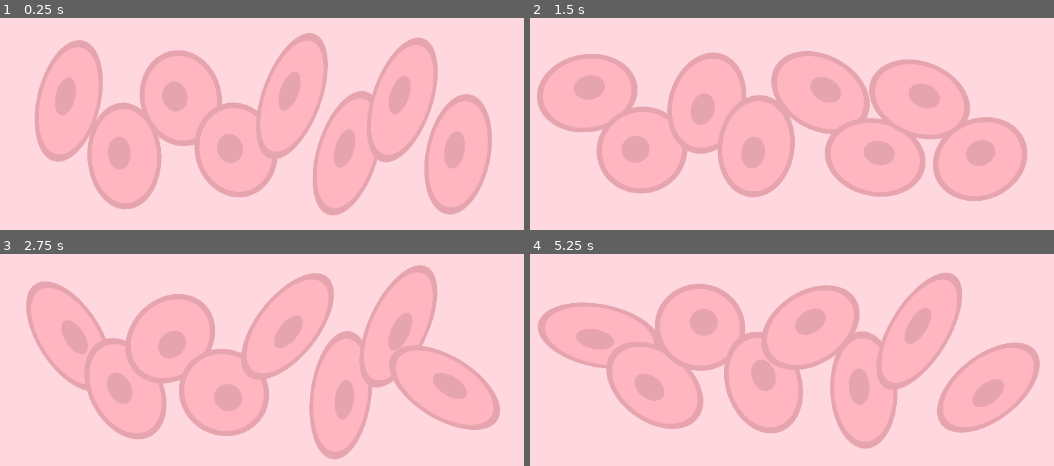
Above: before the commit, frames 1-4 (two rows, left to right).
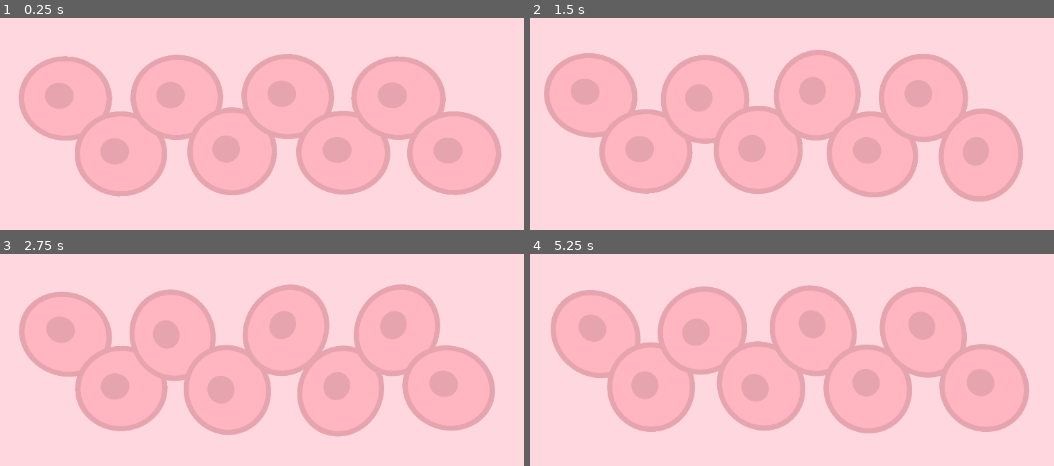
Above: after the commit, the same moments.

Repository: JungoQuentin/Doom2
Game: Godot game, scene res://multi_mesh_instance_2d.tscn
Same seed, same stepped clock (60 frames per second), same inputs: the game is played once before the commit and once after it. This scene is started directly instead of the project's main scene.
Inputs (mouse positions are in pixels of both pictures, inside the frame that each line leads up to):
- Up to frame 1 (0.25 s): no input
- Up to frame 2 (1.5 s): move the mouse to (959, 90) at 0.52 s; click (959, 90) at 0.67 s; move the mouse to (624, 136) at 1.27 s; click (624, 136) at 1.42 s
- Up to frame 3 (2.75 s): move the mouse to (outside the picture) at 2.02 s; click (outside the picture) at 2.17 s
- Up to frame 4 (5.25 s): move the mouse to (744, 438) at 2.77 s; click (744, 438) at 2.92 s; move the mouse to (1022, 417) at 3.52 s; click (1022, 417) at 3.67 s; move the mouse to (545, 281) at 4.27 s; click (545, 281) at 4.42 s; move the mouse to (823, 349) at 5.02 s; click (823, 349) at 5.17 s

The runs differ from the first frame. In frame 1, 20% of the frame differs, in the area x 3-96%, y 7-93%; in frame 2, 12%; in frame 3, 19%; in frame 4, 18%.

Commit message:
hover color fix

Diff:
--- a/hex_grid.gd
+++ b/hex_grid.gd
@@ -46,6 +46,7 @@
 	# Create Multi-Mesh-Instance-2D for drawing
 	for kind in range(Cell.NB_TYPES):
 		var multi_mesh_instance = MultiMeshInstance2D.new()
+		multi_mesh_instance.z_index = -1
 		var multi_mesh = MultiMesh.new()
 		var mesh = QuadMesh.new()
 		mesh.size = h * Vector2.ONE * Cell.size[kind]
@@ -57,8 +58,6 @@
 
 		multi_mesh_instances.append(multi_mesh_instance)
 		$".".add_child(multi_mesh_instance)
-
-
 	update_multi_mesh_instances()
 
 
@@ -68,16 +67,8 @@
 		multi_mesh_instances[kind].multimesh.visible_instance_count = nb_instances
 		for i in nb_instances:
 			var cell = cells[kind][i]
-
-			var n = 1
-			if cell in auto_mergeable_cells:
-				pass
-			if cell in mergeable_cells or mouse_tile in cell.childs:
-				n = 1.5
-
-			var angle = PI
 			var pos = tile_to_pos(cell.center)
-			var transform = Transform2D(angle, Vector2(1, n), 0.0, pos)
+			var transform = Transform2D(PI, Vector2.ONE, 0.0, pos)
 			multi_mesh_instances[kind].multimesh.set_instance_transform_2d(i, transform)
 
 
@@ -85,6 +76,7 @@
 	t += delta
 
 	update_multi_mesh_instances()
+	queue_redraw()
 
 	if cells[0].size() < 2:
 		return
@@ -98,6 +90,18 @@
 	if 1 / zoom < $Camera2D.zoom.x:
 		$Camera2D.zoom = $Camera2D.zoom * (1 - cam_smoothing) + Vector2.ONE / zoom * cam_smoothing
 
+
+func _draw():
+	if not mergeable_cells.is_empty():
+		for cell in mergeable_cells:
+			draw_circle(tile_to_pos(cell.center), h / 2 * Cell.size[cell.kind], Color.LIGHT_PINK.darkened(0.1))
+	elif coords.has(mouse_tile):
+		var cell = coords[mouse_tile]
+		draw_circle(tile_to_pos(cell.center), h / 2 * Cell.size[cell.kind], Color.LIGHT_PINK.darkened(0.1))
+
+	if !auto_mergeable_cells.is_empty():
+		for cell in auto_mergeable_cells:
+			draw_circle(tile_to_pos(cell.center), h / 2 * Cell.size[cell.kind], Color.LIGHT_PINK.lightened(0.2))
 
 
 func _input(event: InputEvent):
--- a/multi_mesh_instance_2d.gd
+++ b/multi_mesh_instance_2d.gd
@@ -9,18 +9,15 @@
 	for i in multimesh.instance_count:
 		rnd.append(randf())
 		rnd2.append(randf())
-		var angle = PI
-		var pos = 300 * Vector2.ONE + 80 * Vector2(i, i % 2)
-		var transform = Transform2D(angle, Vector2(1, 1), 0.0, pos)
-		multimesh.set_instance_transform_2d(i, transform)
 
 
 func _process(delta: float):
 	t += delta
 
 	for i in multimesh.instance_count:
-		var angle = PI + t * 3.5 * (rnd[i] - 0.5)
-		var pos = 300 * Vector2.ONE + 80 * Vector2(i, i % 2) + 10 * Vector2.from_angle(t * 5.0 * (rnd2[i] - 0.5))
-		var skew = 0.07 * (rnd[i] + 1.5) * (8 + cos(t * (rnd2[i] + 1.5)))
+		var angle = PI + t * 0.5 * (rnd[i] - 0.5)
+		var pos = 300 * Vector2.ONE + 80 * Vector2(i, i % 2)
+		pos += 4 * Vector2.from_angle(t * 5.0 * (rnd2[i] - 0.5))
+		var skew = 1.0 + (rnd[i] + 1) / 1.5 * 0.05 * cos(t * 10 * (rnd2[i] + 0.5))
 		var transform = Transform2D(angle, Vector2(1 / skew, skew), 0.0, pos)
 		multimesh.set_instance_transform_2d(i, transform)
--- a/multi_mesh_instance_2d.gdshader
+++ /dev/null
@@ -1,14 +0,0 @@
-shader_type spatial;
-
-void vertex() {
-	// Called for every vertex the material is visible on.
-}
-
-void fragment() {
-	// Called for every pixel the material is visible on.
-}
-
-//void light() {
-//	// Called for every pixel for every light affecting the material.
-//	// Uncomment to replace the default light processing function with this one.
-//}
--- a/multi_mesh_instance_2d.tscn
+++ b/multi_mesh_instance_2d.tscn
@@ -1,12 +1,9 @@
-[gd_scene load_steps=7 format=3 uid="uid://djti5eyitmfnw"]
+[gd_scene load_steps=6 format=3 uid="uid://djti5eyitmfnw"]
 
-[ext_resource type="Shader" uid="uid://c6oh181qnvrur" path="res://multi_mesh_instance_2d.gdshader" id="1_1pjpe"]
 [ext_resource type="Texture2D" uid="uid://bitgxr2rkuy7n" path="res://assets/img/Cell-Type1.svg" id="1_6ixho"]
 [ext_resource type="Script" uid="uid://dkqdbkakvui4l" path="res://multi_mesh_instance_2d.gd" id="2_6ixho"]
 
 [sub_resource type="ShaderMaterial" id="ShaderMaterial_aem3u"]
-render_priority = 0
-shader = ExtResource("1_1pjpe")
 
 [sub_resource type="QuadMesh" id="QuadMesh_6ixho"]
 material = SubResource("ShaderMaterial_aem3u")
Not shown, removed: multi_mesh_instance_2d.gdshader.uid
